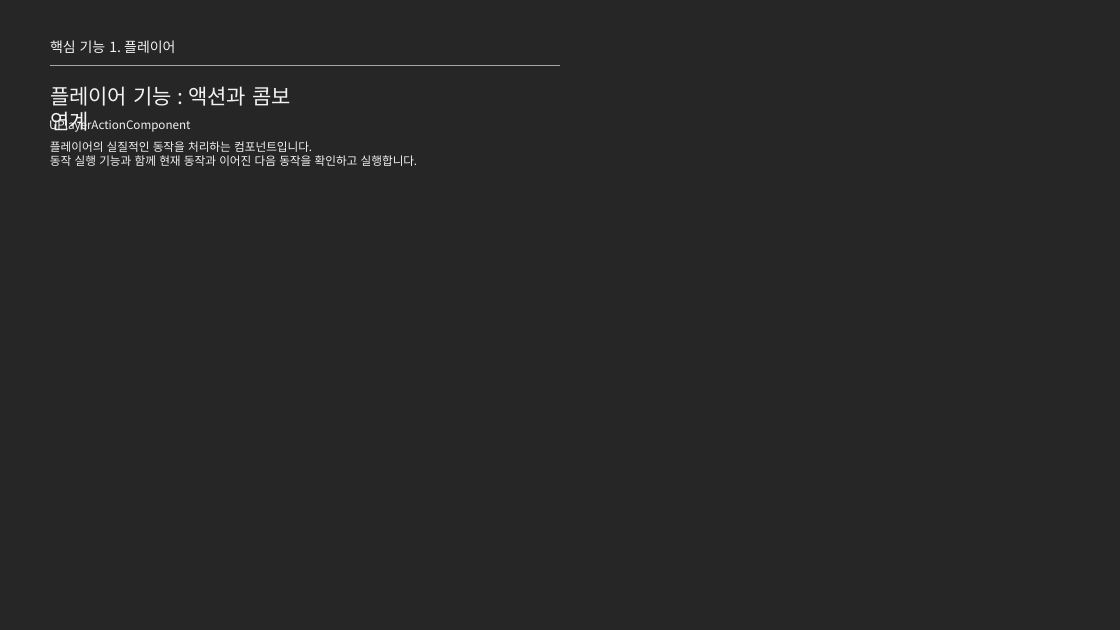
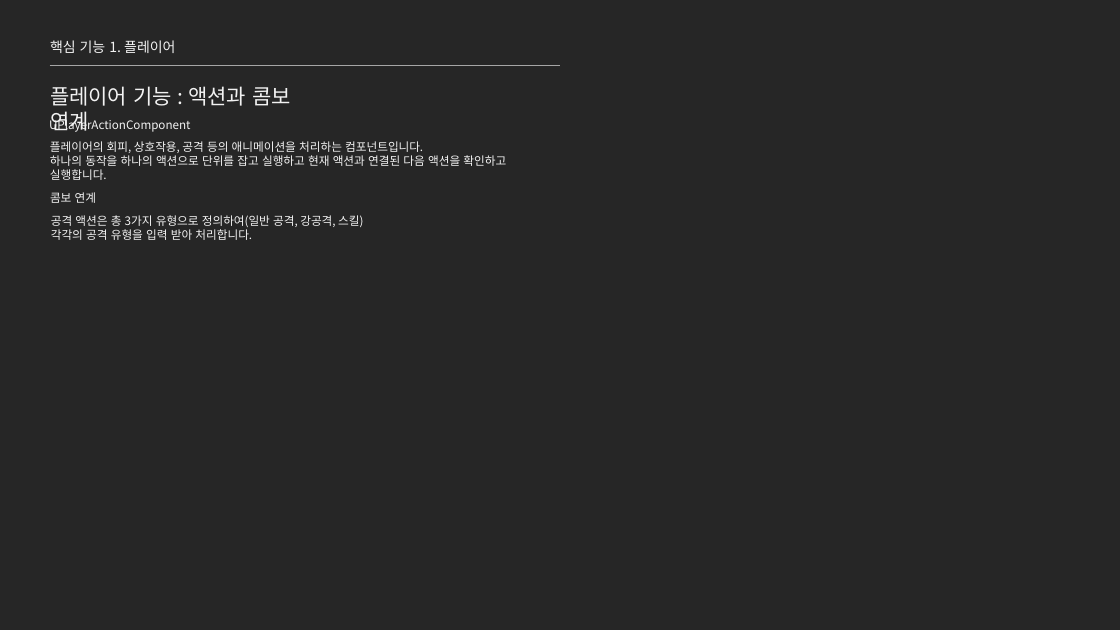
Before and after one commit to jhk0701/project-ARPGHunter, a slide deck: slide 11 of Docs/UnrealEngine_문서_김정환.pptx. Drawn at 1120x630 pixels with LibreOffice and Linux fonts; fonts in the diff are those of the drawing. Boxes give left, top, right and bottom in pixels: in the first picture for what was removed or moved away, otherwise in the second. Text is boxed around its words. In the diff, an @@ line names an element or a change of style, - is before the commit and + after.

Commit message:
Update: 액션 컴포넌트, 스태미너 소모 코드 최적화

```diff
--- a/Docs/UnrealEngine_문서_김정환.pptx
+++ b/Docs/UnrealEngine_문서_김정환.pptx
@@ text at (x1=50, y1=141, x2=506, y2=180): text changed @@
-플레이어의 실질적인 동작을 처리하는 컴포넌트입니다.
-동작 실행 기능과 함께 현재 동작과 이어진 다음 동작을 확인하고 실행합니다.
+플레이어의 회피, 상호작용, 공격 등의 애니메이션을 처리하는 컴포넌트입니다.
+하나의 동작을 하나의 액션으로 단위를 잡고 실행하고 현재 액션과 연결된 다음 액션을 확인하고 실행합니다.
@@ text added at (x1=50, y1=192, x2=96, y2=203), 10 pt, text #F2F2F2 @@
+콤보 연계
@@ text added at (x1=51, y1=215, x2=363, y2=240), 10 pt, text #F2F2F2 @@
+공격 액션은 총 3가지 유형으로 정의하여(일반 공격, 강공격, 스킬)
+각각의 공격 유형을 입력 받아 처리합니다.
```
Also in this commit, not shown: 4 other files.
